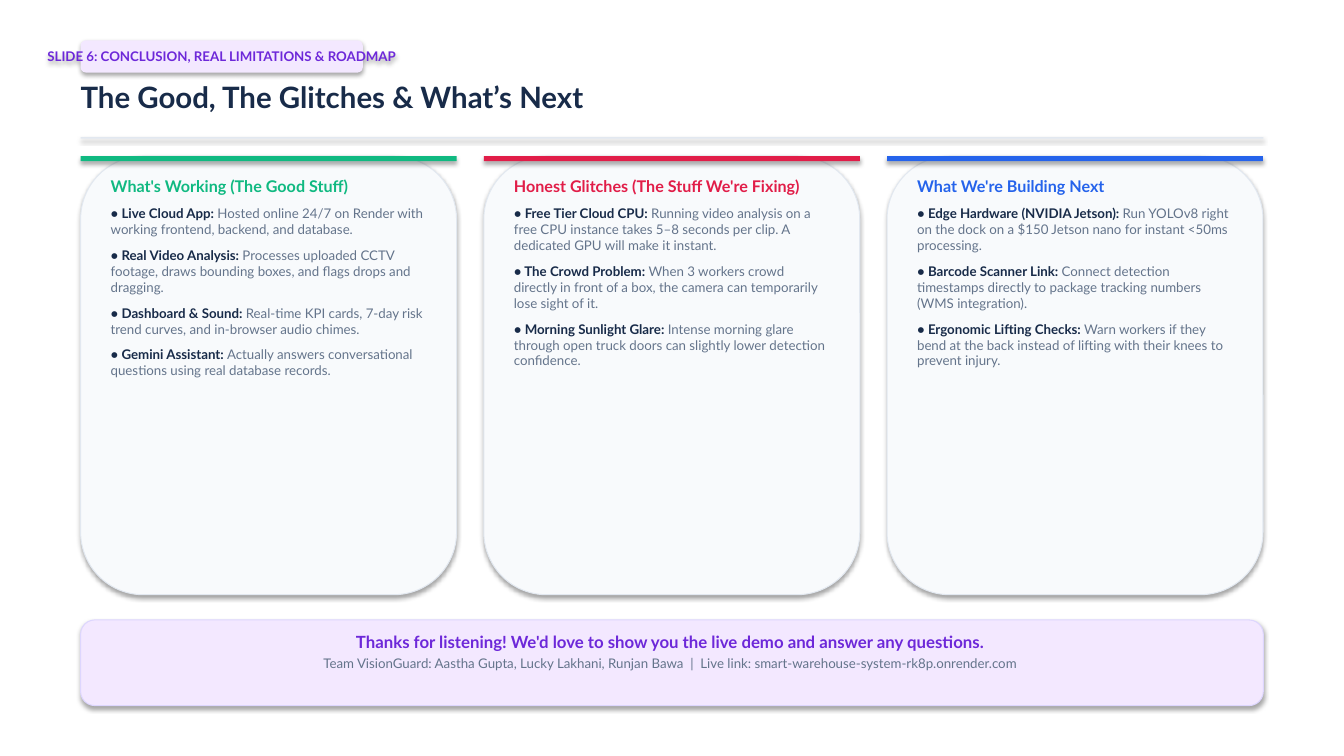
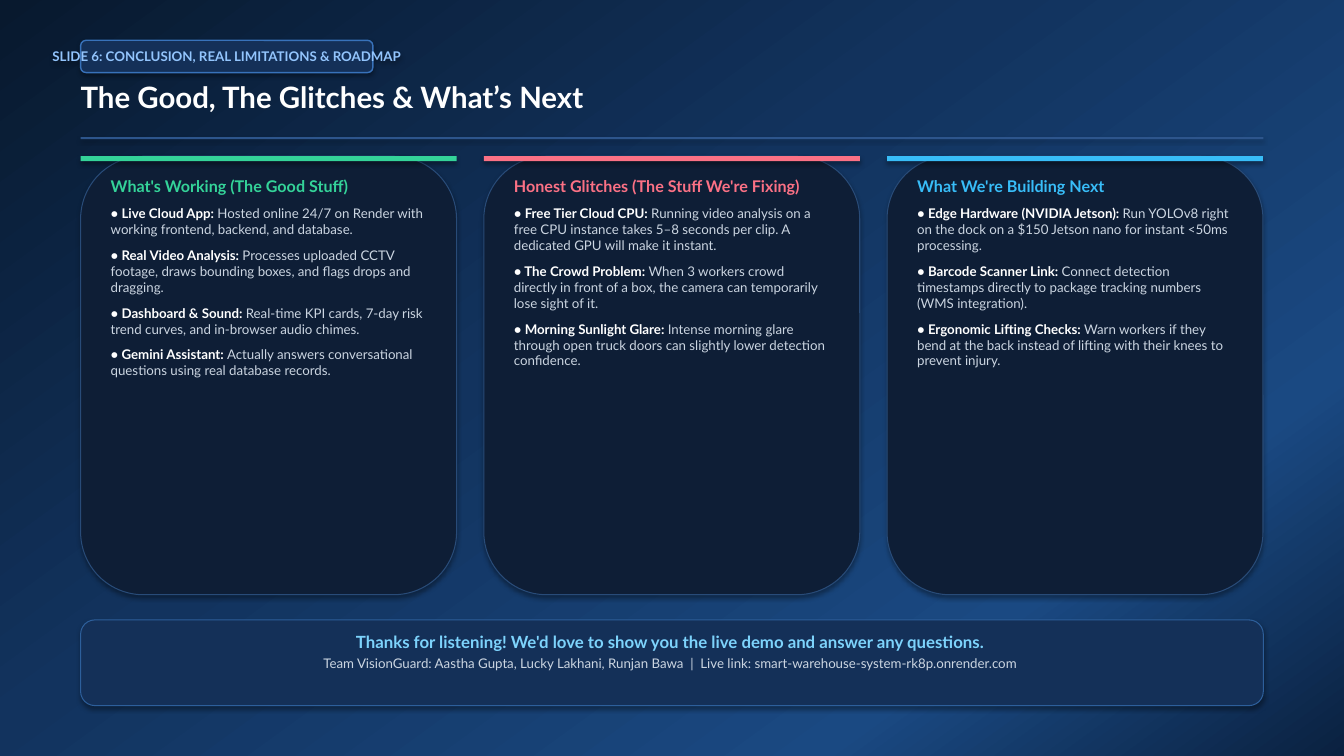
Before and after one commit to Aastha008/Smart-Warehouse-System, a slide deck: slide 6 of Smart_Warehouse_DockGuard_Presentation.pptx. Drawn at 1344x756 pixels with LibreOffice and Linux fonts; fonts in the diff are those of the drawing. Boxes give left, top, right and bottom in pixels: in the first picture for what was removed or moved away, otherwise in the second. Text is boxed around its words. In the diff, an @@ line names an element or a change of style, - is before the commit and + after.

Commit message:
Update all slides with pretty blue gradient theme (professional, human-made)

```diff
--- a/Smart_Warehouse_DockGuard_Presentation.pptx
+++ b/Smart_Warehouse_DockGuard_Presentation.pptx
@@ rectangle at <box>0,0,1344,756</box>: fill #FFFFFF to gradient #08192E to #12335E to #1A4982 to #0A2140 @@
@@ rounded rectangle "SLIDE 6: CONCLUSION, REAL LIMITATIONS ...": place and size @@
-rounded rectangle "SLIDE 6: CONCLUSION, REAL LIMITATIONS ..." at <box>81,40,363,73</box>
+rounded rectangle "SLIDE 6: CONCLUSION, REAL LIMITATIONS ..." at <box>81,40,373,73</box>
@@ rounded rectangle "SLIDE 6: CONCLUSION, REAL LIMITATIONS ..." at <box>81,40,373,73</box>: text colour #6D28D9 to #93C5FD; fill #F3E8FF to #143058; outline none to #3872BA 1 pt @@
@@ text "The Good, The Glitches & ..." at <box>81,85,583,112</box>: text colour #182B49 to #FFFFFF @@
@@ rectangle at <box>81,137,1263,139</box>: fill #E2E8F0 to #2D558C @@
@@ rectangle at <box>81,156,457,161</box>: fill #10B981 to #34D399 @@
@@ text "What's Working (The Good Stuff)" at <box>111,179,423,378</box>: text colour #10B981 to #34D399 in "What's Working (The Good Stuff)"; text colour #182B49 to #FFFFFF in "• Live Cloud App:", "• Real Video Analysis:", "• Dashboard & Sound:", "• Gemini Assistant:"; text colour #64748B to #CBD5E1 in "Hosted online 24/7 on Render with working ...", "Processes uploaded CCTV footage, draws bounding boxes, ...", "Real-time KPI cards, 7-day risk trend curves, ...", "Actually answers conversational questions using real databas ..." @@
@@ rectangle at <box>484,156,860,161</box>: fill #E11D48 to #FB7185 @@
@@ text "Honest Glitches (The Stuff We're ..." at <box>514,179,825,365</box>: text colour #E11D48 to #FB7185 in "Honest Glitches (The Stuff We're Fixing)"; text colour #182B49 to #FFFFFF in "• Free Tier Cloud CPU:", "• The Crowd Problem:", "• Morning Sunlight Glare:"; text colour #64748B to #CBD5E1 in "Running video analysis on a free CPU ...", "When 3 workers crowd directly in front ...", "Intense morning glare through open truck doors ..." @@
@@ fill #F8FAFC to #0E1E36; outline #E2E8F0 0.75 pt to #284B78 0.75 pt in 3 elements at <box>81,156,457,595</box>, <box>484,156,860,595</box>, <box>887,156,1263,595</box> @@
@@ rectangle at <box>887,156,1263,161</box>: fill #2563EB to #38BDF8 @@
@@ text "What We're Building Next" at <box>917,180,1229,368</box>: text colour #2563EB to #38BDF8 in "What We're Building Next"; text colour #182B49 to #FFFFFF in "• Edge Hardware (NVIDIA Jetson):", "• Barcode Scanner Link:", "• Ergonomic Lifting Checks:"; text colour #64748B to #CBD5E1 in "Run YOLOv8 right on the dock on ...", "Connect detection timestamps directly to package tracking ...", "Warn workers if they bend at the ..." @@
@@ rounded rectangle at <box>81,620,1263,706</box>: fill #F3E8FF to #143058; outline #DDD6FE 0.75 pt to #2D5F9B 0.75 pt @@
@@ text "Thanks for listening! We'd love ..." at <box>323,635,1017,671</box>: text colour #6D28D9 to #7DD3FC in "Thanks for listening! We'd love to show ..."; text colour #64748B to #CBD5E1 in "Team VisionGuard: Aastha Gupta, Lucky Lakhani, Runjan ..." @@
```
Also in this commit, not shown: 5 other slides changed, 2 other files.
